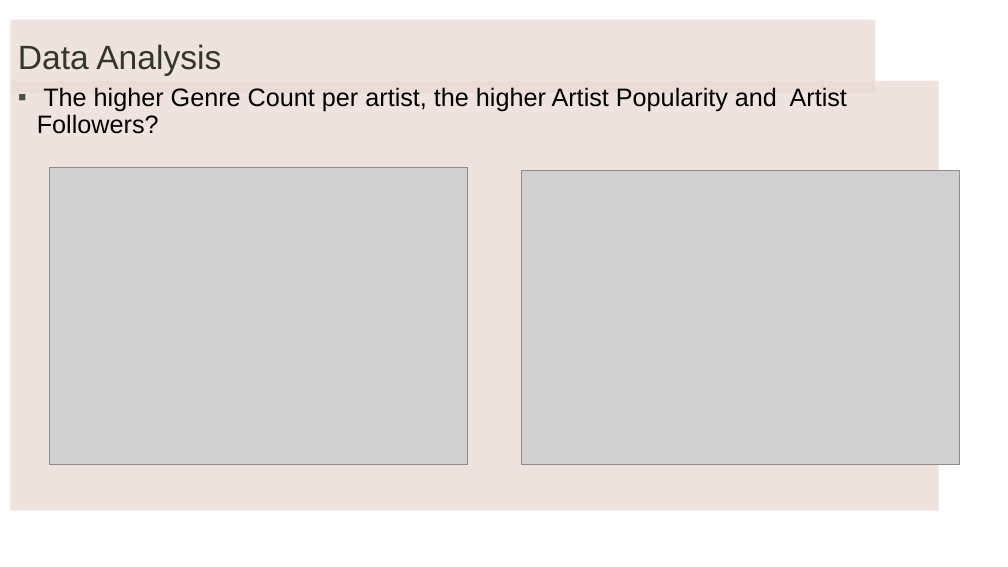
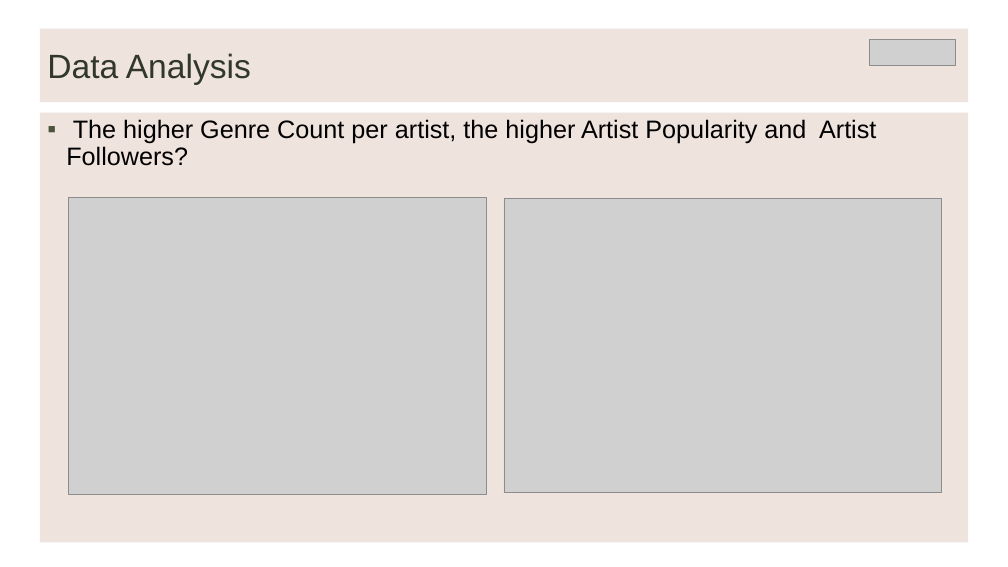
Before and after one commit to LievoisT/DataProject-Spotify, a slide deck: slide 7 of Spotify Data Analysis1.pptx (slide 6 before the commit). Drawn at 1008x567 pixels with LibreOffice and Linux fonts; fonts in the diff are those of the drawing; grey boxes stand for pictures; background and template pictures are left out. Boxes give left, top, right and bottom in pixels: in the first picture for what was removed or moved away, otherwise in the second. Text is boxed around its words. In the diff, an @@ line names an element or a change of style, - is before the commit and + after.

```diff
--- a/Spotify Data Analysis1.pptx
+++ b/Spotify Data Analysis1.pptx
@@ title "Data Analysis": place and size @@
-title "Data Analysis" at (11,20,876,93)
+title "Data Analysis" at (40,29,969,102)
@@ picture added at (870,39,956,65) @@
@@ text "The higher Genre Count per ...": place and size @@
-text "The higher Genre Count per ..." at (11,81,939,511)
+text "The higher Genre Count per ..." at (40,113,969,543)
@@ picture: place and size @@
-picture at (50,168,467,465)
+picture at (69,197,486,495)
@@ picture: place and size @@
-picture at (522,171,960,465)
+picture at (504,199,942,493)
```
Also in this commit, not shown: 8 other slides changed, 1 slide added, 21 other files.
